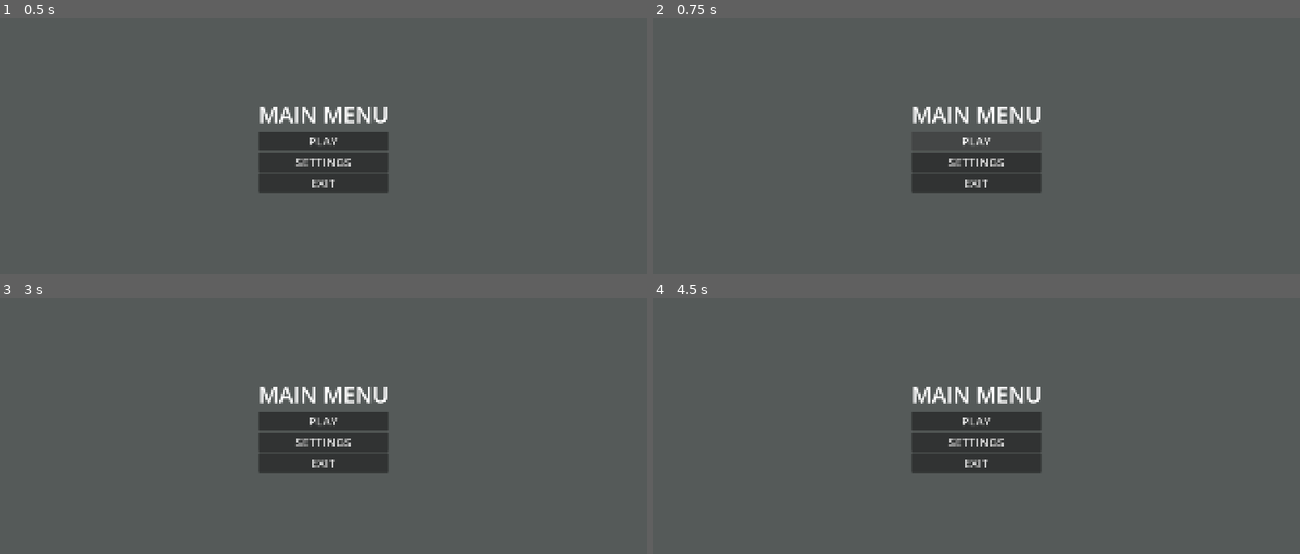
Above: before the commit, frames 1-4 (two rows, left to right).
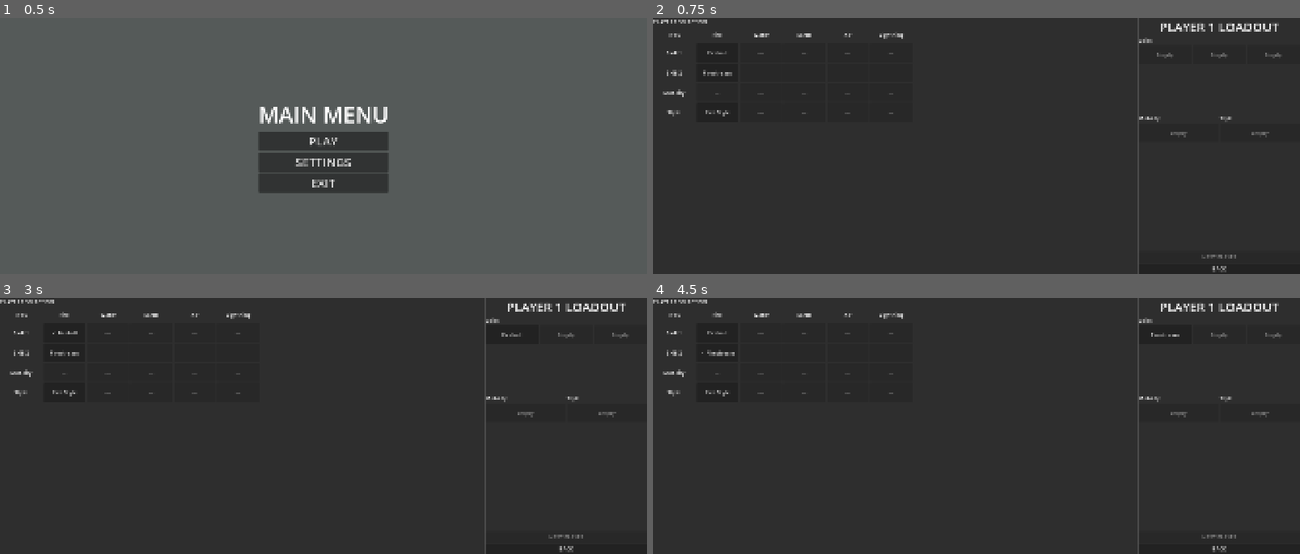
Above: after the commit, the same moments.

Repository: Shinee388/2d-strategy-fighting
Game: Godot game, scene res://game.tscn
Two runs of this game, one before a commit and one after it. Both use one fixed random seed, a clock stepped at 60 frames per second and the inputs below.
Inputs (mouse positions are in pixels of both pictures, inside the frame that each line leads up to):
- Up to frame 1 (0.5 s): no input
- Up to frame 2 (0.75 s): click "PLAY" at 0.5 s
- Up to frame 3 (3 s): click "PLAY" (after the commit: "BACK") at 1.25 s; click "PLAY" at 2 s; click (64, 333) at 2.75 s, where only the run after the commit has a clickable "Fireball"
- Up to frame 4 (4.5 s): click (717, 333) at 3.5 s, where only the run after the commit has a clickable "✓ Fireball"; click (717, 351) at 4.25 s, where only the run after the commit has a clickable "Firestream"

Frame 1 is identical in both runs. In frame 2, 95% of the frame differs, in the area x 0-100%, y 0-100%; in frame 3, 95%; in frame 4, 95%.
Error before the commit: Parse Error: Identifier "_back_pressed" not declared in the current scope. (res://selection/selection.gd:92)

Commit message:
..

Diff:
--- a/arena/Arena.tscn
+++ b/arena/Arena.tscn
@@ -44,21 +44,12 @@
 
 [node name="player1" parent="players" unique_id=2003875385 instance=ExtResource("1_80nbo")]
 position = Vector2(1494, 367)
-player_id = 1
-speed = 300.0
-acceleration = 500.0
-friction = 1000.0
-max_health = 100.0
-max_mana = 100.0
+friction = 2000.0
 
 [node name="player2" parent="players" unique_id=509796341 instance=ExtResource("1_80nbo")]
 position = Vector2(377, 354)
 player_id = 2
-speed = 300.0
-acceleration = 500.0
-friction = 1000.0
-max_health = 100.0
-max_mana = 100.0
+friction = 2000.0
 
 [node name="HUD" type="CanvasLayer" parent="." unique_id=595128858]
 
--- a/fighter/fighter.tscn
+++ b/fighter/fighter.tscn
@@ -10,12 +10,6 @@
 
 [node name="CharacterBody2D" type="CharacterBody2D" unique_id=2003875385]
 script = ExtResource("1_lj1wu")
-player_id = null
-speed = null
-acceleration = null
-friction = null
-max_health = null
-max_mana = null
 
 [node name="MeshInstance2D" type="MeshInstance2D" parent="." unique_id=562350129]
 mesh = SubResource("SphereMesh_qfruc")
--- a/selection/selection.gd
+++ b/selection/selection.gd
@@ -89,7 +89,7 @@
 	style_grid.columns = 1
 
 	start_button.pressed.connect(_on_start_pressed)
-	back_button.pressed.connect(_back_pressed)
+	back_button.pressed.connect(_on_back_button_pressed)
 	_refresh()
 
 
--- a/selection/selection.tscn
+++ b/selection/selection.tscn
@@ -110,8 +110,8 @@
 [node name="Button" type="Button" parent="MarginContainer/mainLayout/Ladout/VBoxContainer/VBoxContainer2" unique_id=2123953030]
 layout_mode = 2
 size_flags_vertical = 6
-text = "Start"
+text = "START"
 
 [node name="Button2" type="Button" parent="MarginContainer/mainLayout/Ladout/VBoxContainer/VBoxContainer2" unique_id=2108905594]
 layout_mode = 2
-text = "Exit"
+text = "BACK"
